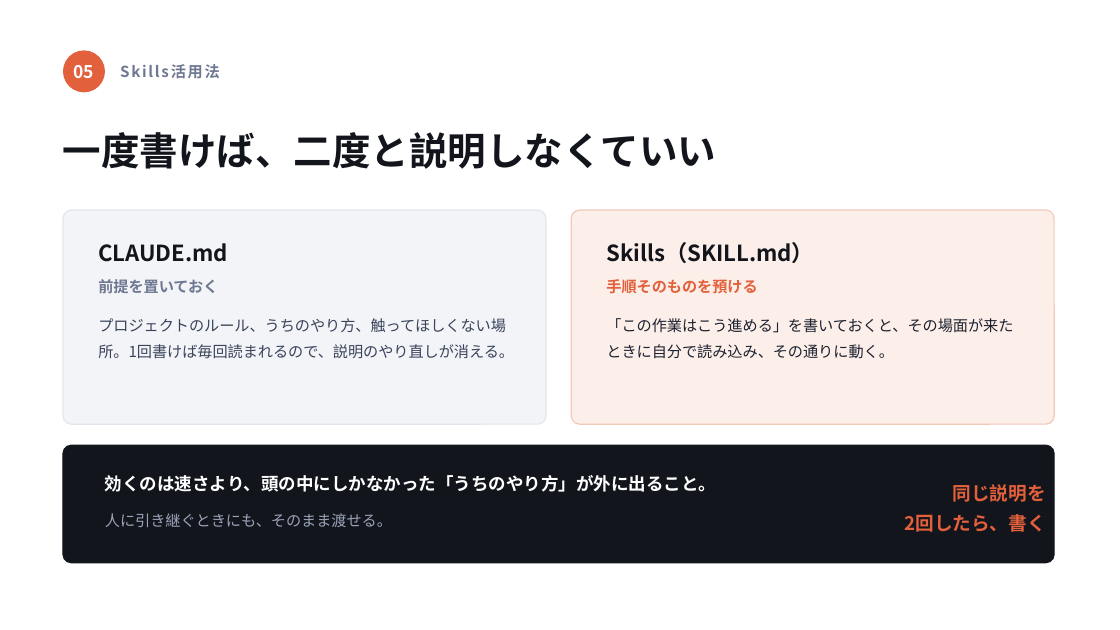
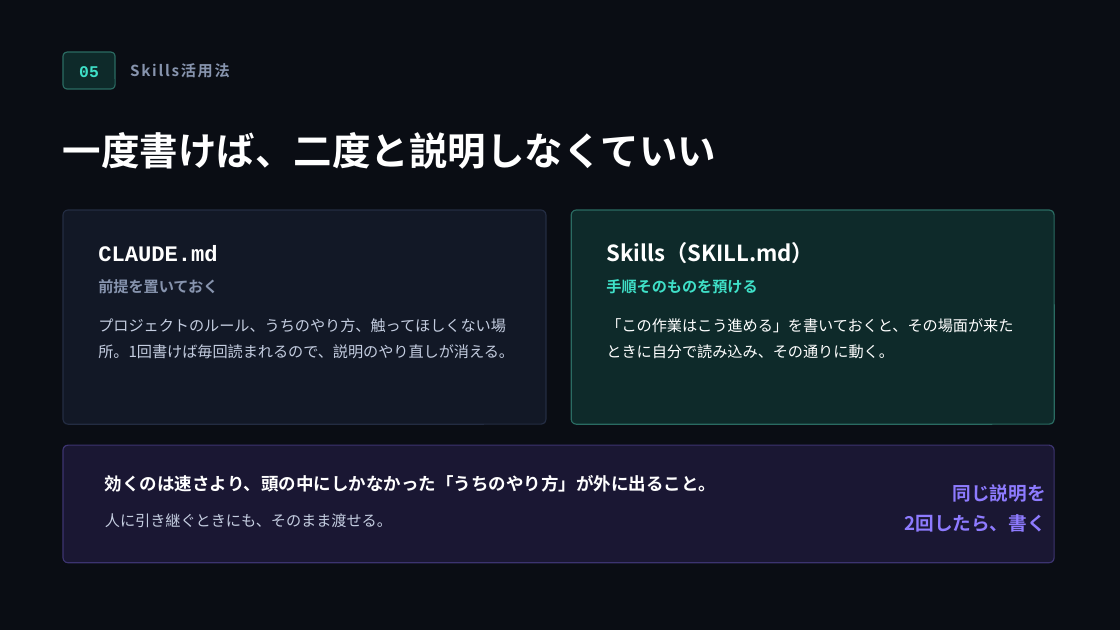
Before and after one commit to takuha/reel-host, a slide deck: slide 9 of docs/claude-code-deck/claude-code-summary.pptx. Drawn at 1120x630 pixels with LibreOffice and Linux fonts; fonts in the diff are those of the drawing. Boxes give left, top, right and bottom in pixels: in the first picture for what was removed or moved away, otherwise in the second. Text is boxed around its words. In the diff, an @@ line names an element or a change of style, - is before the commit and + after.

```diff
--- a/docs/claude-code-deck/claude-code-summary.pptx
+++ b/docs/claude-code-deck/claude-code-summary.pptx
@@ background #FFFFFF to #0A0D14 @@
@@ text "05" at (x1=79, y1=66, x2=99, y2=77): size 15 to 14 pt, font Noto Sans CJK JP to Courier New, text colour #FFFFFF to #3FE0C8 @@
@@ rounded rectangle resized from (x1=63, y1=50, x2=105, y2=92) to (x1=63, y1=52, x2=115, y2=89) @@
@@ rounded rectangle at (x1=63, y1=52, x2=115, y2=89): ellipse to rounded rectangle; fill #E2603C to #0E2A2A; outline none to #2A6B62 1 pt @@
@@ text "Skills活用法" at (x1=130, y1=63, x2=230, y2=78): text colour #6E7891 to #8794AE @@
@@ text "Skills活用法" moved from (x1=120, y1=64, x2=220, y2=79) to (x1=130, y1=63, x2=230, y2=78) @@
@@ text "一度書けば、二度と説明しなくていい" at (x1=63, y1=132, x2=716, y2=169): text colour #12151C to #FFFFFF @@
@@ rounded rectangle at (x1=63, y1=210, x2=546, y2=424): fill #F3F4F7 to #121826; outline #E2E5EB 1 pt to #232C42 1 pt; proportions changed @@
@@ text "CLAUDE.md" at (x1=98, y1=245, x2=217, y2=262): font Noto Sans CJK JP to Courier New, text colour #12151C to #FFFFFF @@
@@ rounded rectangle at (x1=571, y1=210, x2=1054, y2=424): fill #FCEFE9 to #0E2A2A; outline #F0C9B8 1 pt to #2A6B62 1 pt; proportions changed @@
@@ text "Skills（SKILL.md）" at (x1=606, y1=242, x2=814, y2=263): text colour #12151C to #FFFFFF @@
@@ text "前提を置いておく" at (x1=98, y1=279, x2=218, y2=294): text colour #6E7891 to #8794AE @@
@@ text "手順そのものを預ける" at (x1=606, y1=279, x2=757, y2=294): text colour #E2603C to #3FE0C8 @@
@@ text "プロジェクトのルール、うちのやり方、触ってほしくない場所。1回書けば毎回読まれるので、説明のやり直しが消える。" at (x1=98, y1=318, x2=514, y2=359): text colour #39435A to #C4CDE0 @@
@@ text "「この作業はこう進める」を書いておくと、その場面が来たときに自分で読み込み、その通りに動く。" at (x1=606, y1=318, x2=1013, y2=359): text colour #1D2230 to #FFFFFF @@
@@ rounded rectangle at (x1=63, y1=445, x2=1054, y2=563): fill #12151C to #1A1733; outline #12151C 1 pt to #3C3470 1 pt; proportions changed @@
@@ text "同じ説明を" at (x1=904, y1=484, x2=1046, y2=532): text colour #E2603C to #8E7BFF @@
@@ text "人に引き継ぐときにも、そのまま渡せる。" at (x1=105, y1=513, x2=392, y2=527): text colour #9AA3B8 to #C4CDE0 @@
```
Also in this commit, not shown: 11 other slides changed, 3 other files.
